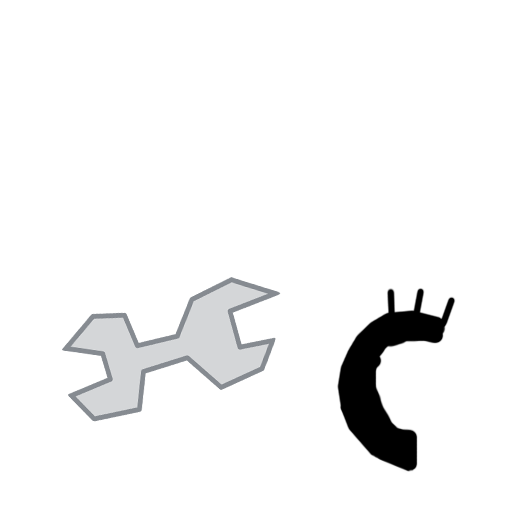
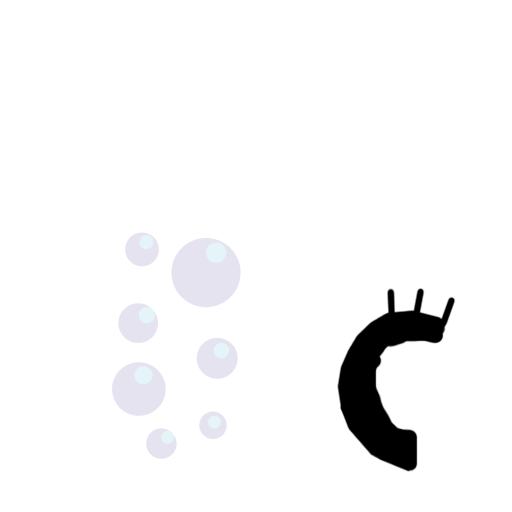
Layer changes from the first 512×512 image to the second:
hid "Layer 28", painted on it over [62, 277, 281, 422]
added layer "Layer42" above "Layer41" over [112, 232, 241, 459]
